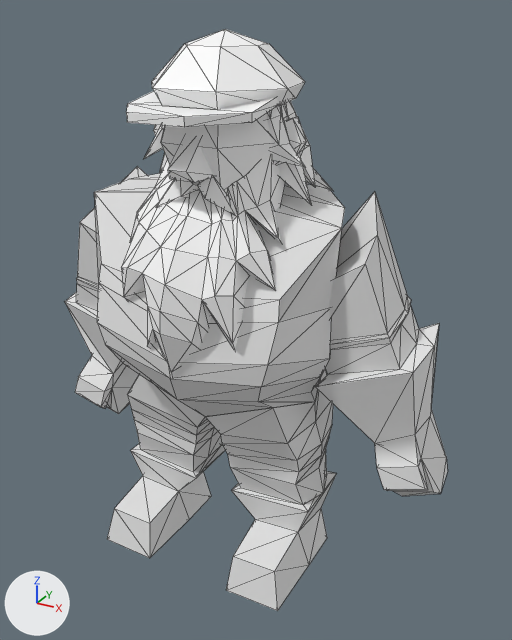
An edit to the glTF model res/models/bimbermann_throwing.glb, drawn before and after from the same camera.
Before and after are seen from a 50 mm camera at (0.925, -1.517, 1.474) aimed at (0.088, 0.005, 0.713). Lighting does not change. The marker at lower left points along +X, +Y and +Z. The first picture is the older version. Mesh edges are drawn as thin lines. Where no turn or scale is listed for an object, it has been applied to the vertices.

Names of what the first picture shows: 'Arm L', 'Arm R', 'Head', 'Leg L', 'Leg R', 'Torso'.
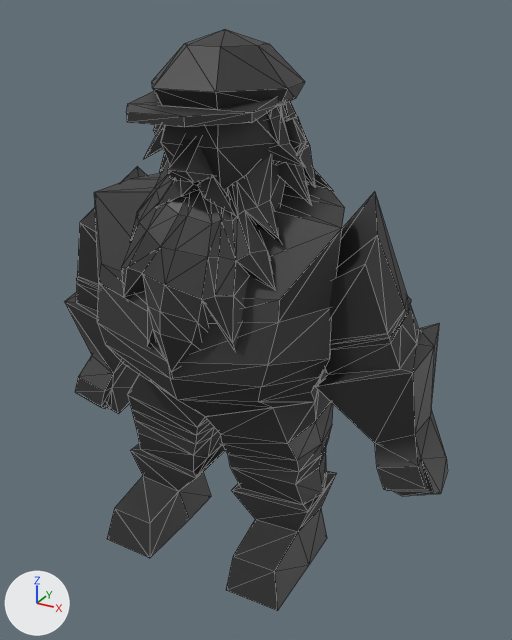
The change, as a diff of the scene's bpy script:
```diff
--- a/res/models/bimbermann_throwing.glb.py
+++ b/res/models/bimbermann_throwing.glb.py
@@ mat_material @@
+mat_material = principled_material('Material')
+mat_material.base_color = (0.0319, 0.0319, 0.0319)  # dark grey #323232
@@ me_cube_007 @@
 me_cube_007.from_pydata(...)  # 52 vertices, 95 faces; spans x -0.108..0.194, y -0.254..0.145, z -0.495..0.064
+me_cube_007.materials.append(mat_material)  # dark grey #323232
@@ me_cube_008 @@
 me_cube_008.from_pydata(...)  # 52 vertices, 95 faces; spans x -0.194..0.108, y -0.254..0.145, z -0.495..0.064
+me_cube_008.materials.append(mat_material)  # dark grey #323232
@@ me_cube_011 @@
 me_cube_011.from_pydata(...)  # 57 vertices, 102 faces; spans x -0.355..0.355, y -0.291..0.208, z -0.092..0.558
+me_cube_011.materials.append(mat_material)  # dark grey #323232
@@ me_cube_010 @@
 me_cube_010.from_pydata(...)  # 51 vertices, 100 faces; spans x -0.056..0.322, y -0.13..0.129, z -0.631..0.146
+me_cube_010.materials.append(mat_material)  # dark grey #323232
@@ me_cube_009 @@
 me_cube_009.from_pydata(...)  # 51 vertices, 100 faces; spans x -0.648..0.068, y -0.13..0.129, z -0.271..0.139
+me_cube_009.materials.append(mat_material)  # dark grey #323232
@@ me_cube_004 @@
 me_cube_004.from_pydata(...)  # 386 vertices, 726 faces; spans x -0.233..0.228, y -0.302..0.302, z -0.389..0.43
-me_cube_004.materials.append(mat_material_001)  # white #ffffff
+me_cube_004.materials.append(mat_material)  # dark grey #323232
```

What differs and where, as boxes (x1, y1, x2, y2) in the pictures (512 x 640 px):
'Head', recoloured (white to dark grey)
    both: (121, 29, 333, 376)
'Torso', recoloured (white to dark grey)
    both: (94, 173, 345, 417)
'Arm L', recoloured (white to dark grey)
    both: (316, 192, 448, 496)
'Leg L', recoloured (white to dark grey)
    both: (206, 369, 336, 611)
'Leg R', recoloured (white to dark grey)
    both: (107, 375, 225, 558)
'Arm R', recoloured (white to dark grey)
    both: (65, 166, 147, 414)
